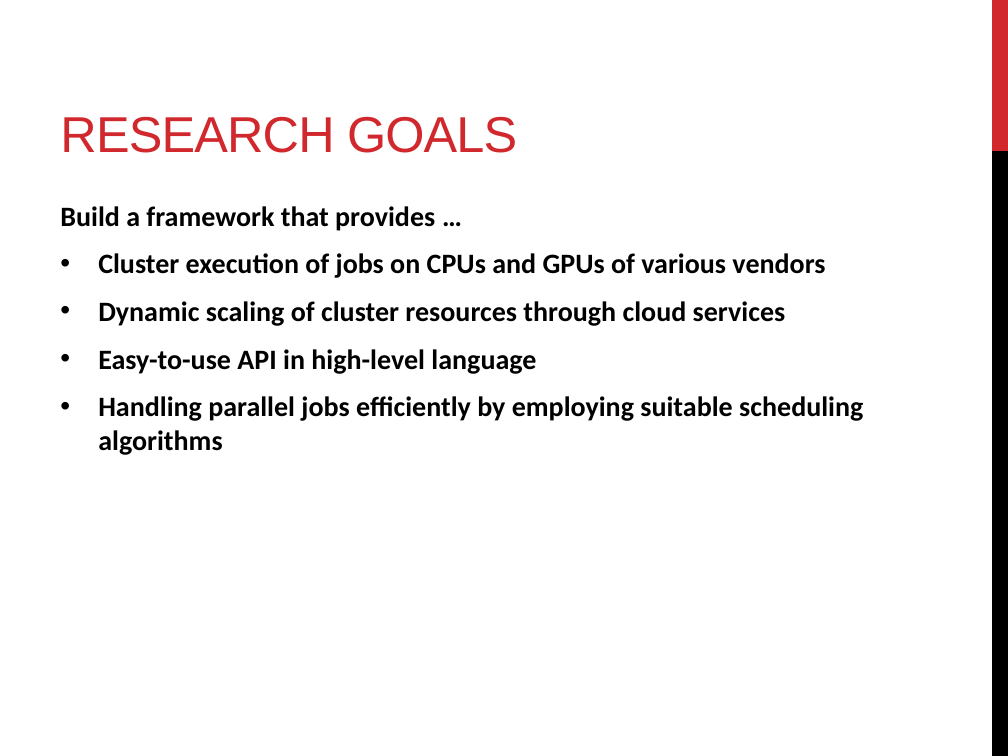
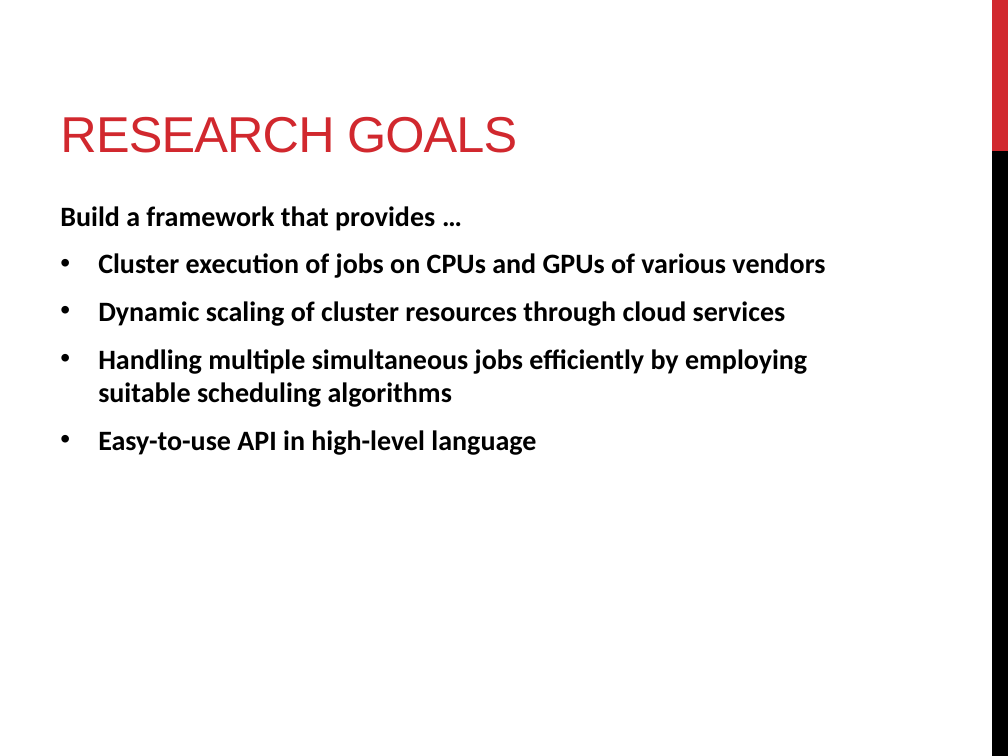
Before and after one commit to florianroesler/thesis_presentation, a slide deck: slide 6 of presentation.pptx. Drawn at 1008x756 pixels with LibreOffice and Linux fonts; fonts in the diff are those of the drawing. Boxes give left, top, right and bottom in pixels: in the first picture for what was removed or moved away, otherwise in the second. Text is boxed around its words. In the diff, an @@ line names an element or a change of style, - is before the commit and + after.

```diff
--- a/presentation.pptx
+++ b/presentation.pptx
@@ text at (x1=98, y1=349, x2=807, y2=407): paragraph added @@
+• Handling multiple simultaneous jobs efficiently by employing suitable scheduling algorithms
@@ text at (x1=98, y1=396, x2=863, y2=455): paragraph removed @@
-• Handling parallel jobs efficiently by employing suitable scheduling algorithms
```
Also in this commit, not shown: 4 other slides changed, 1 slide added, 1 slide removed, 3 other files.
